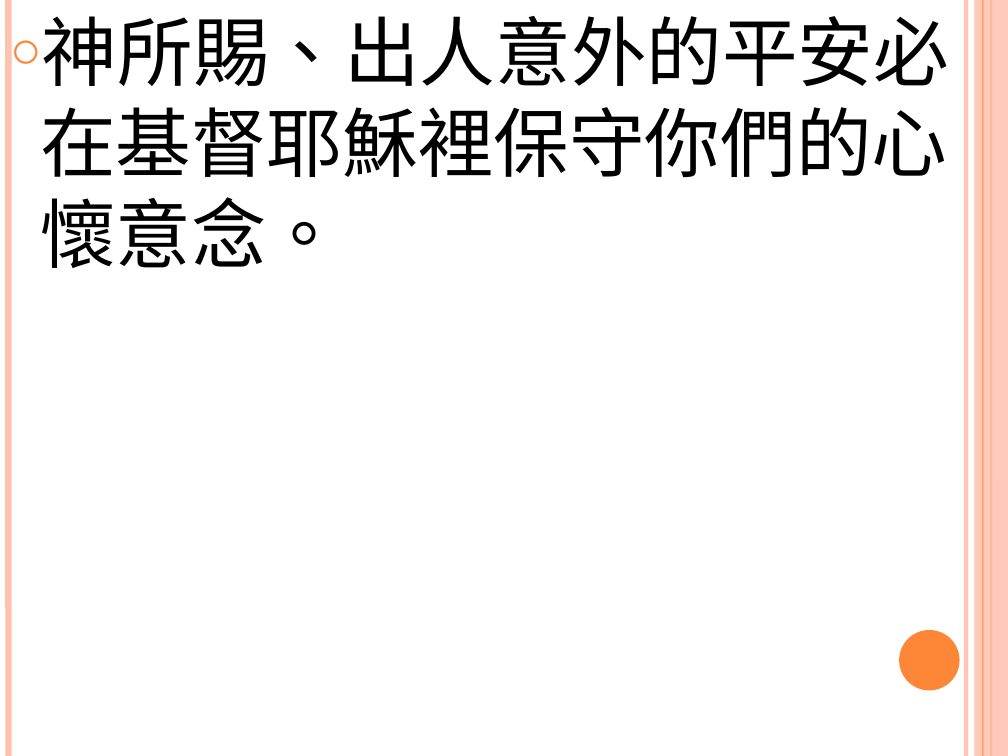
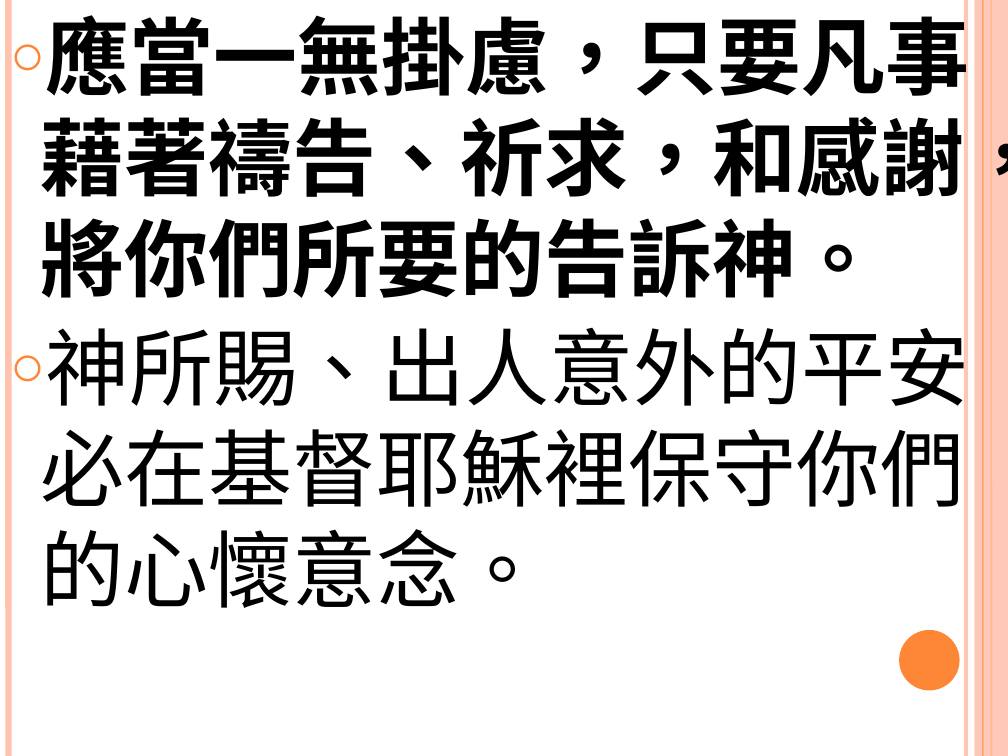
Before and after one commit to batisuoc/worship-resources, a slide deck: slide 4 of 71心靈平安.pptx. Drawn at 1008x756 pixels with LibreOffice and Linux fonts; fonts in the diff are those of the drawing. Boxes give left, top, right and bottom in pixels: in the first picture for what was removed or moved away, otherwise in the second. Text is boxed around its words. In the diff, an @@ line names an element or a change of style, - is before the commit and + after.

```diff
--- a/71心靈平安.pptx
+++ b/71心靈平安.pptx
@@ text at (40, 4, 1008, 298): paragraph added @@
+○ 應當一無掛慮，只要凡事藉著禱告、祈求，和感謝，將你們所要的告訴神。
@@ text at (40, 314, 969, 608): size 54 to 60 pt, font TeX Gyre Schola to Noto Sans CJK SC in "神所賜、出人意外的平安必在基督耶穌裡保守你們的心懷意念。" @@
```
Also in this commit, not shown: 4 other slides changed.
